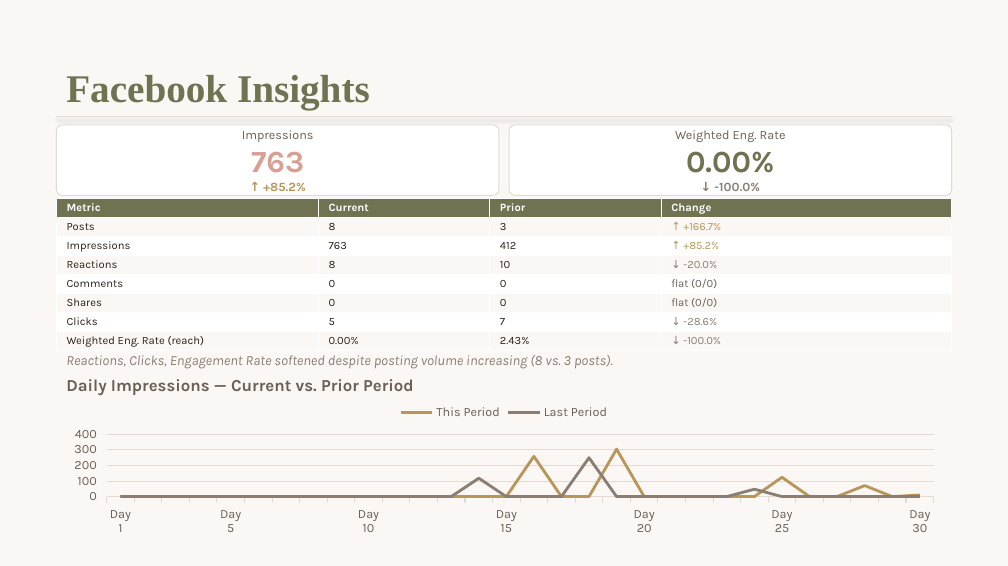
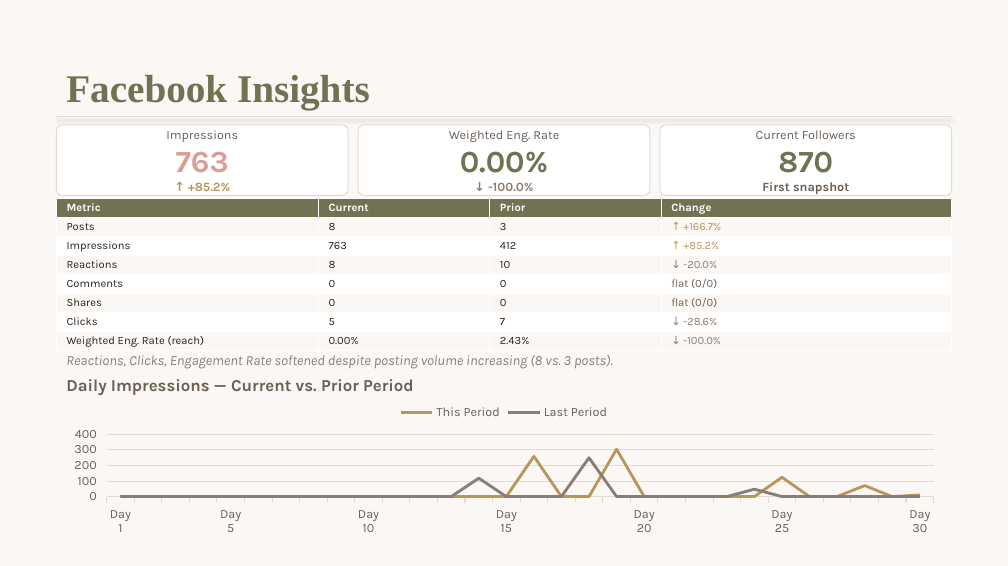
Before and after one commit to lakehousesocial-tech/salonveritas-monthly-report, a slide deck: slide 4 of Salon Veritas Monthly Report — September 2026.pptx. Drawn at 1008x566 pixels with LibreOffice and Linux fonts; fonts in the diff are those of the drawing. Boxes give left, top, right and bottom in pixels: in the first picture for what was removed or moved away, otherwise in the second. Text is boxed around its words. In the diff, an @@ line names an element or a change of style, - is before the commit and + after.

```diff
--- a/Salon Veritas Monthly Report — September 2026.pptx
+++ b/Salon Veritas Monthly Report — September 2026.pptx
@@ rounded rectangle "Impressions": place and size @@
-rounded rectangle "Impressions" at <box>56,125,499,196</box>
+rounded rectangle "Impressions" at <box>56,125,348,196</box>
@@ rounded rectangle "Weighted Eng. Rate": place and size @@
-rounded rectangle "Weighted Eng. Rate" at <box>509,125,952,196</box>
+rounded rectangle "Weighted Eng. Rate" at <box>358,125,649,196</box>
@@ rounded rectangle added at <box>660,125,952,196</box>, fill #FFFFFF, outline #E2DBD4 0.75 pt, 9 pt, text #6B5F55 @@
+Current Followers
+870
+First snapshot
```
Also in this commit, not shown: 1 other slide changed, 2 other files.
